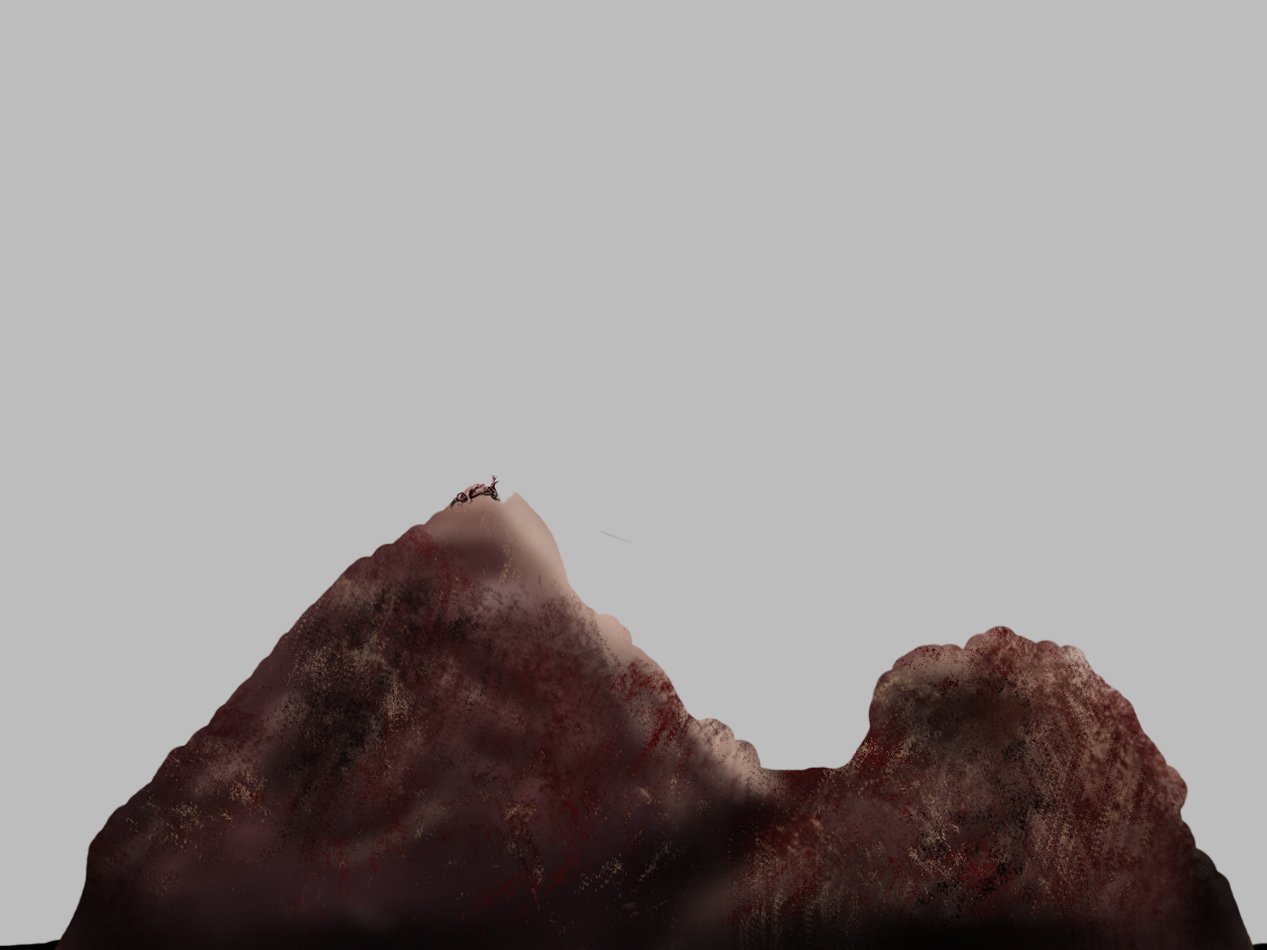
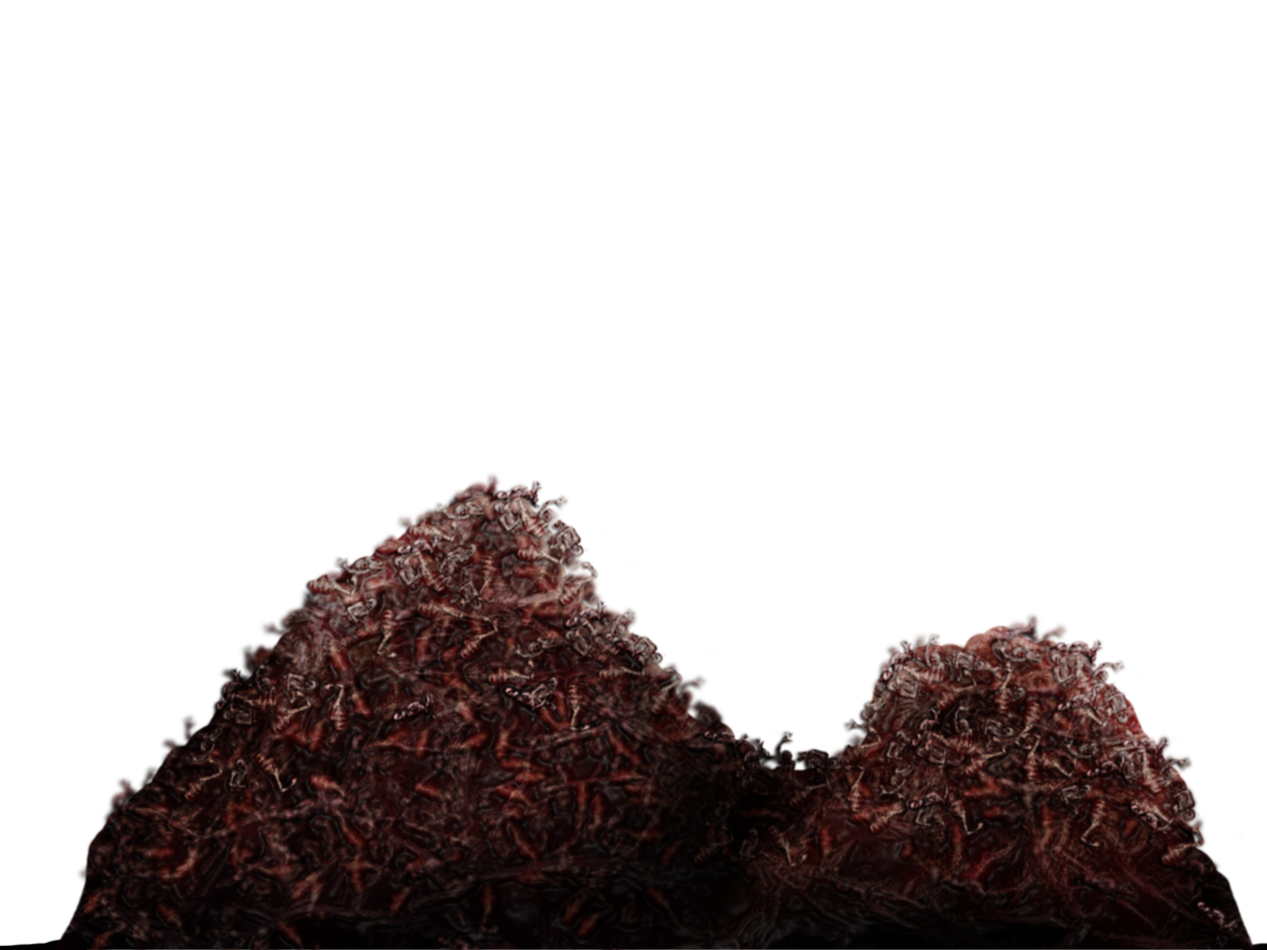
Before/after of a w=1267, h=950 layered artwork. What changed in the layer stack:
renamed "Layer 7" to "Layer 8", painted on it over (0, 471, 1267, 950)
removed layer "Layer 3" over (52, 482, 1256, 950)
removed layer "Layer 4" over (0, 938, 1267, 950)
hid "Layer 1" over (0, 0, 1267, 950)
